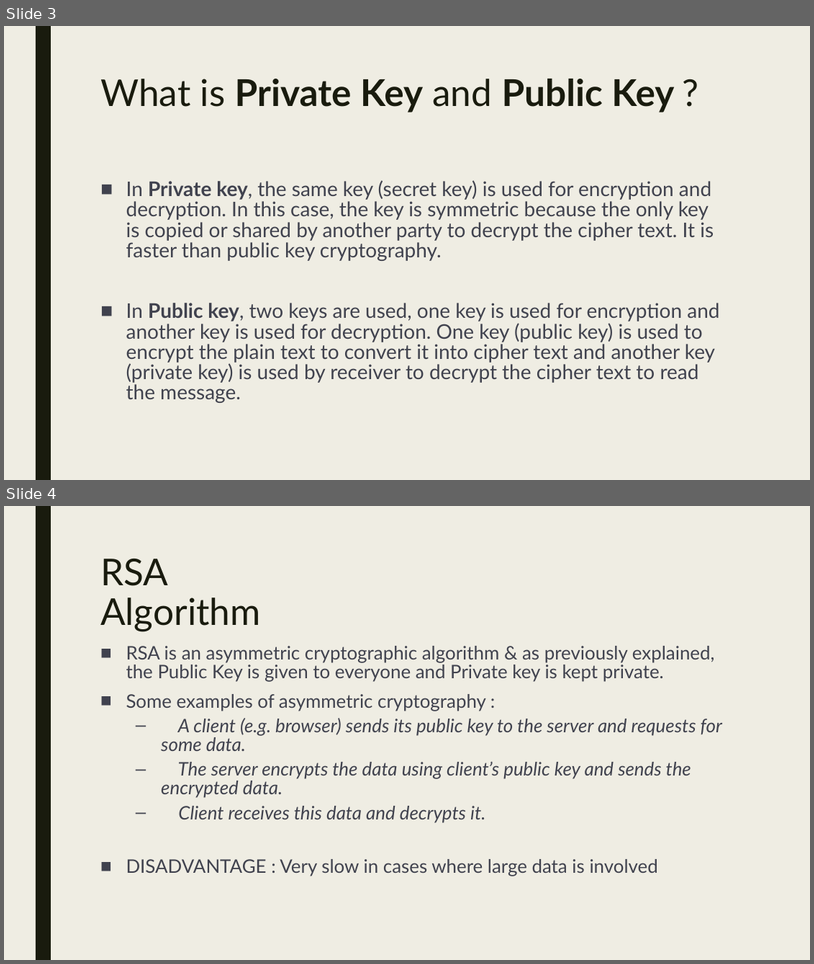
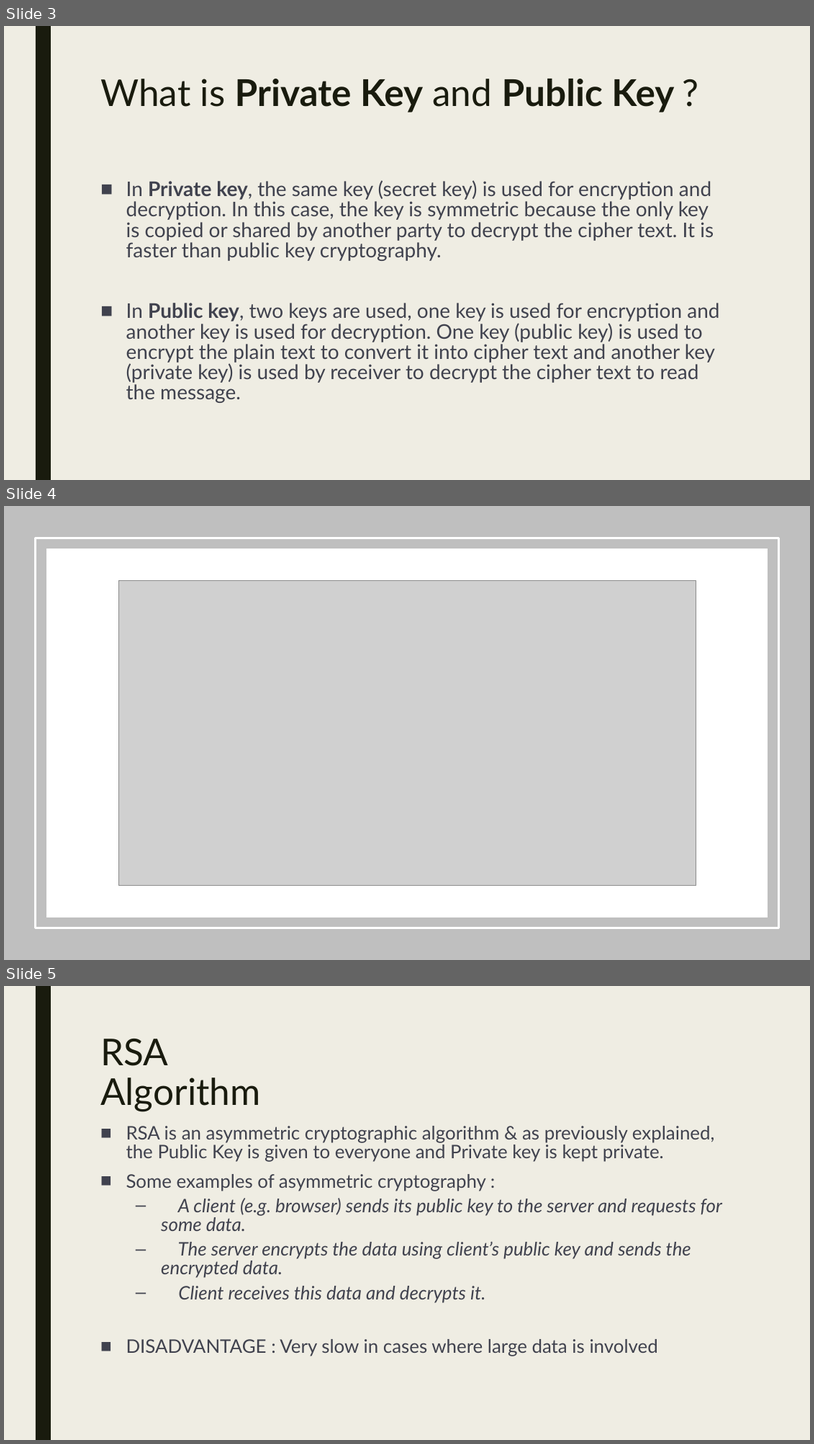
Before and after one commit to Jaidev810/ECC-Cipher, a slide deck: Ecc Cipher.pptx. Shown one above the other, each under a label of ours: slides 3 and 4 before the commit, slides 3, 4 and 5 after it. The pictures are 814x964 and 814x1444 pixels, drawn with LibreOffice and Linux fonts; fonts in the diff are those of the drawing; grey boxes stand for pictures. Boxes give left, top, right and bottom in pixels: in the first picture for what was removed or moved away, otherwise in the second. Text is boxed around its words. In the diff, an @@ line names an element or a change of style, - is before the commit and + after.

```diff
--- a/Ecc Cipher.pptx
+++ b/Ecc Cipher.pptx
@@ slide 4 added at box(4, 506, 810, 960), background #EFEDE3 @@
@@ rectangle added at box(4, 506, 810, 960), fill #BFBFBF @@
@@ rectangle added at box(36, 506, 51, 960), fill #191B0E @@
@@ rectangle added at box(36, 538, 779, 928), outline #FFFFFF 2.75 pt @@
@@ rectangle added at box(46, 548, 768, 917), fill #FFFFFF @@
@@ picture added at box(118, 580, 696, 885) @@
@@ what was slide 4 is now slide 5 @@
```
Also in this commit, not shown: 1 slide changed, 6 other slides added, 2 slides removed.
